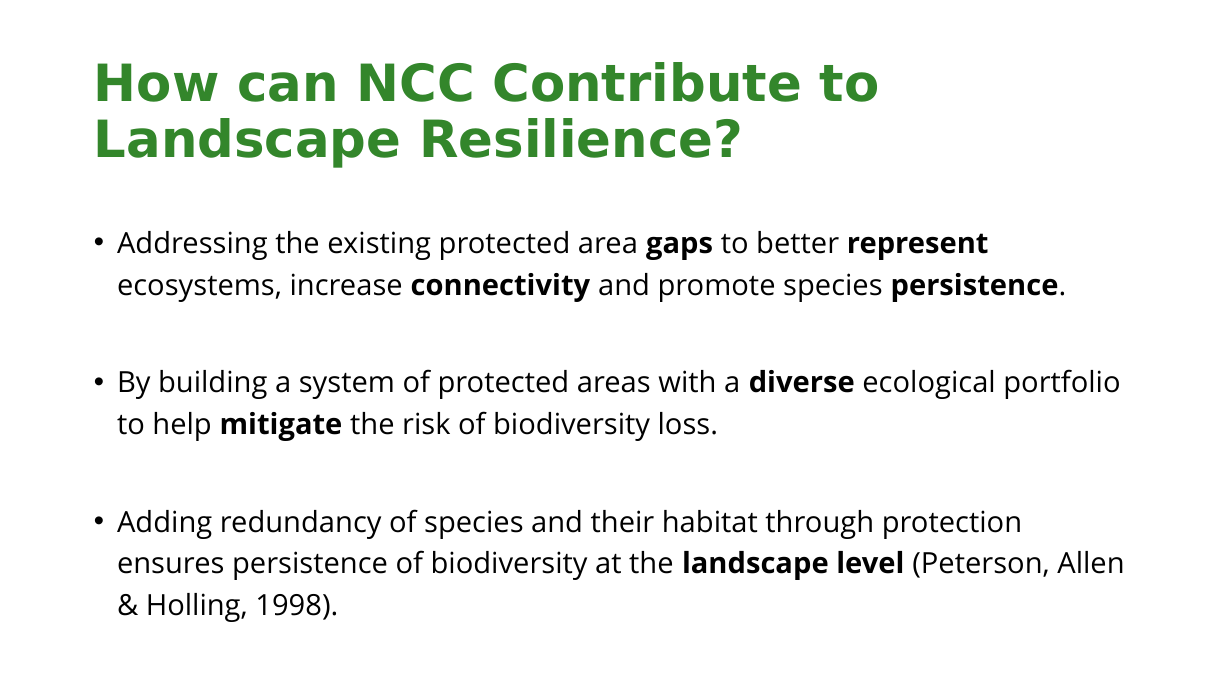
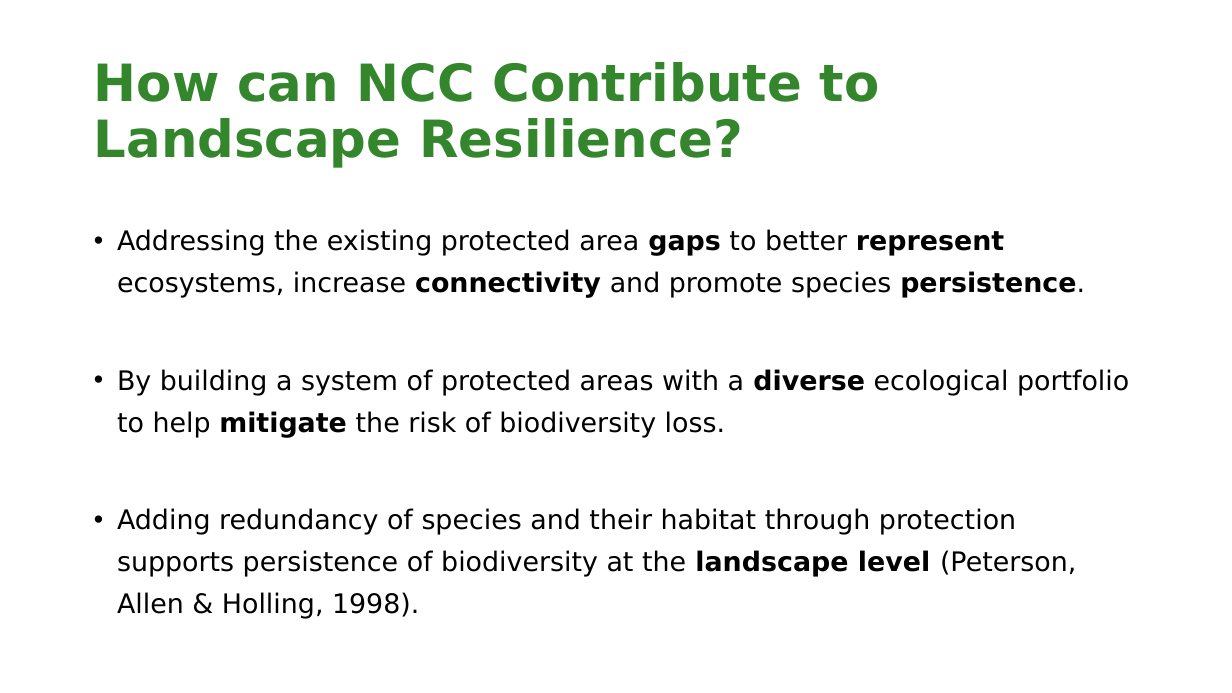
Before and after one commit to NCC-CNC/RI-proto, a slide deck: slide 3 of www/LANDSCAPE_RESILIENCE.pptx. Drawn at 1232x693 pixels with LibreOffice and Linux fonts; fonts in the diff are those of the drawing; background and template pictures are left out. Boxes give left, top, right and bottom in pixels: in the first picture for what was removed or moved away, otherwise in the second. Text is boxed around its words. In the diff, an @@ line names an element or a change of style, - is before the commit and + after.

```diff
--- a/www/LANDSCAPE_RESILIENCE.pptx
+++ b/www/LANDSCAPE_RESILIENCE.pptx
@@ text at box(117, 229, 1129, 437): size 17 to 15.7 pt, font Open Sans to DejaVu Sans in "Addressing the existing protected area gaps to ...", "By building a system of protected areas ..."; line spacing 1.2 to 1.3 @@
@@ text at box(117, 508, 1076, 619): text changed; size 17 to 15.7 pt; font Open Sans to DejaVu Sans @@
-• Adding redundancy of species and their habitat through protection ensures persistence of biodiversity at the landscape level (Peterson, Allen & Holling, 1998).
+• Adding redundancy of species and their habitat through protection supports persistence of biodiversity at the landscape level (Peterson, Allen & Holling, 1998).
```
Also in this commit, not shown: 9 other slides changed, 1 other file.
